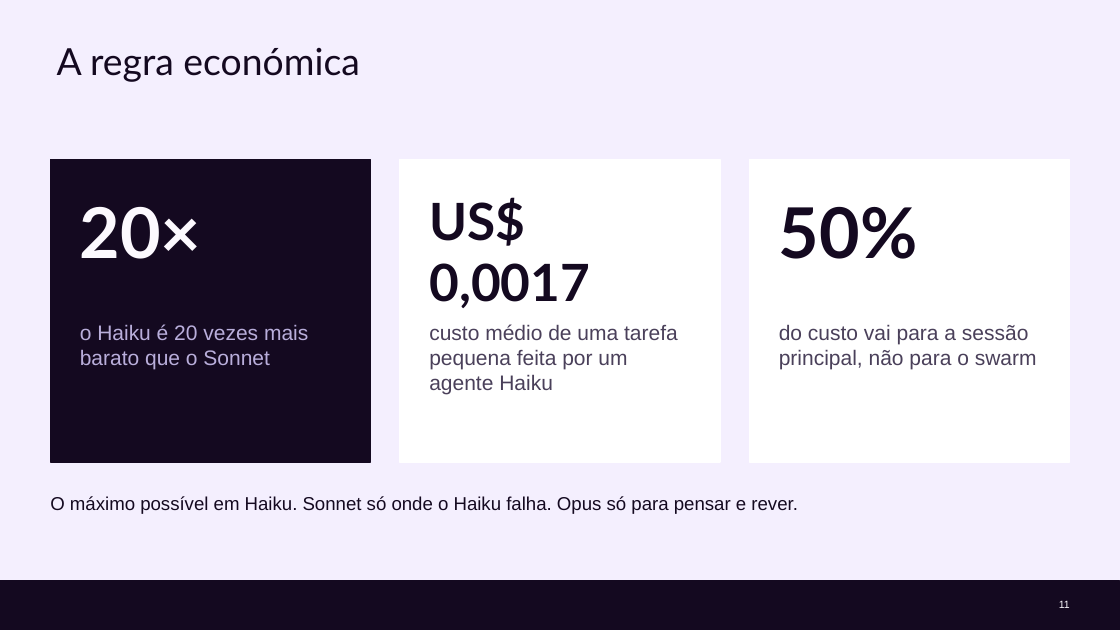
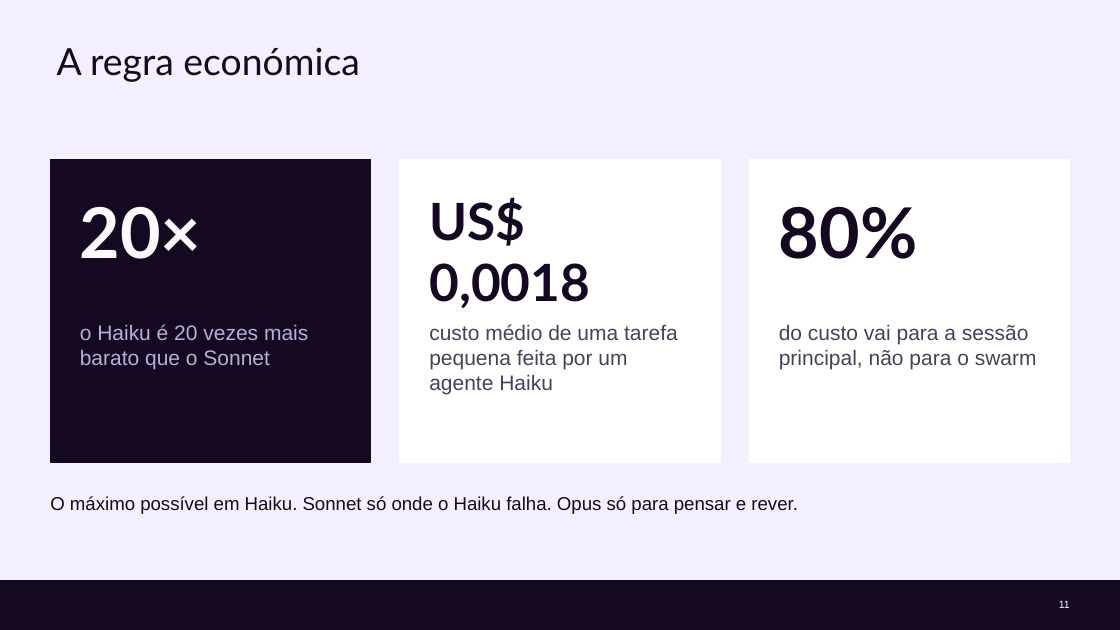
Before and after one commit to cx-guilherme-pinto/workshop-claude, a slide deck: slide 11 of slides/workshop.pptx. Drawn at 1120x630 pixels with LibreOffice and Linux fonts; fonts in the diff are those of the drawing; background and template pictures are left out. Boxes give left, top, right and bottom in pixels: in the first picture for what was removed or moved away, otherwise in the second. Text is boxed around its words. In the diff, an @@ line names an element or a change of style, - is before the commit and + after.

```diff
--- a/slides/workshop.pptx
+++ b/slides/workshop.pptx
@@ text at [429, 197, 590, 308]: text changed @@
-US$ 0,0017
+US$ 0,0018
@@ text at [779, 207, 918, 259]: text changed @@
-50%
+80%
```
Also in this commit, not shown: 12 other slides changed, 52 other files.
